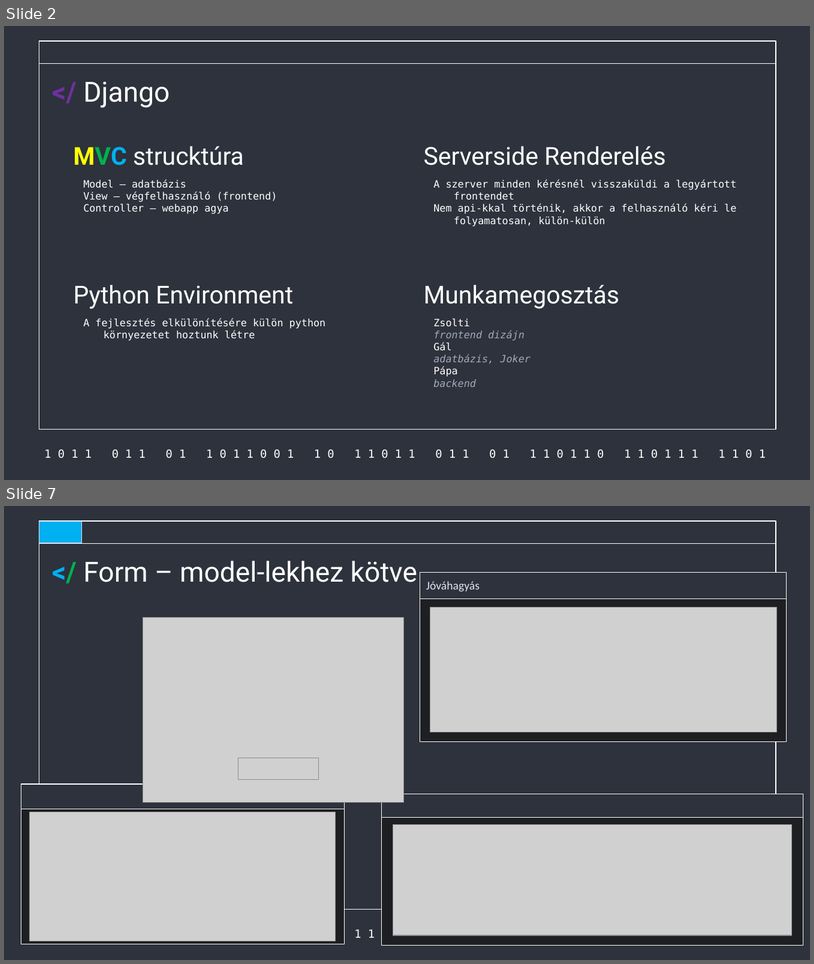
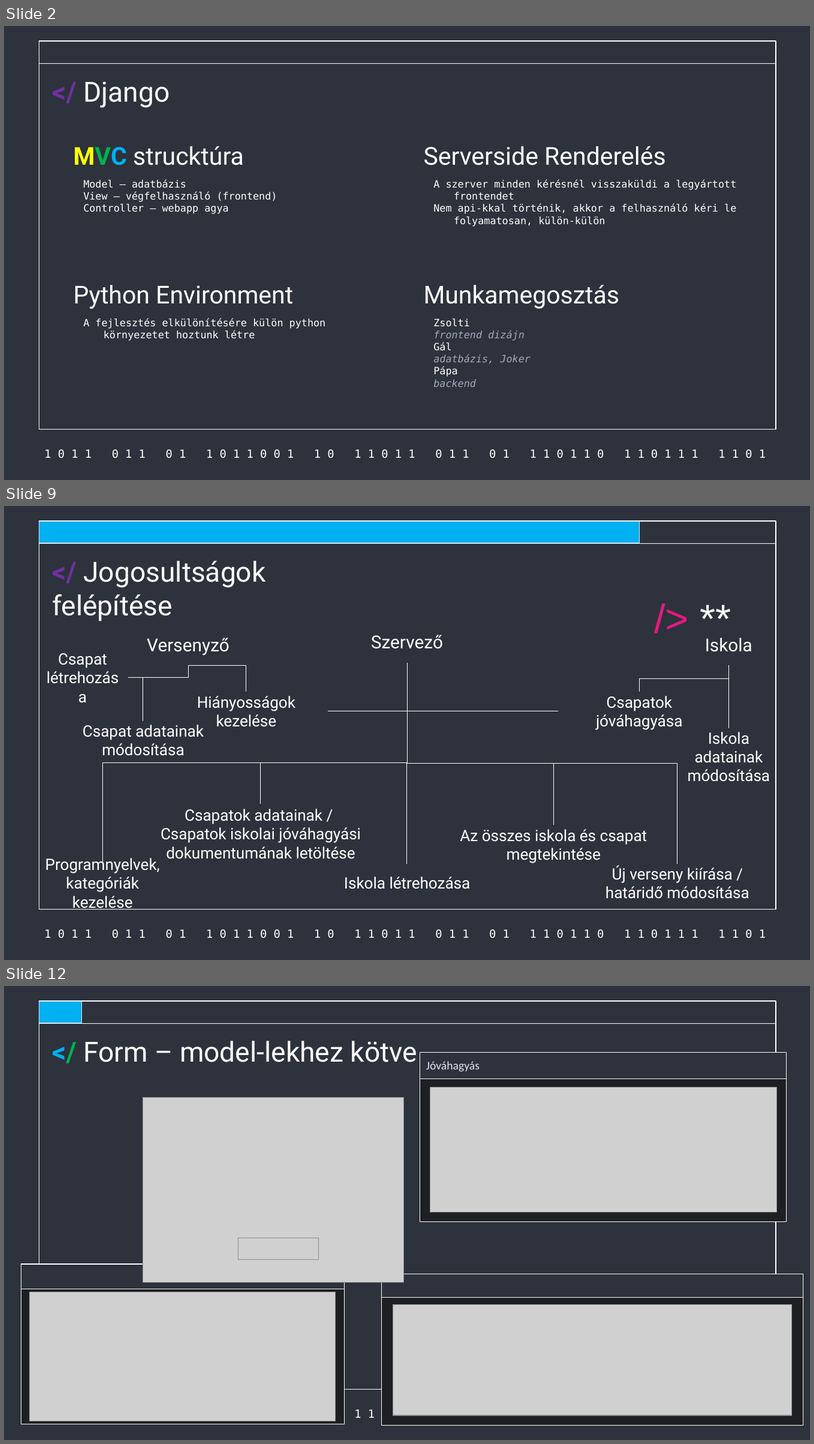
Before and after one commit to Acsilaa/dusza2024-25, a slide deck: Hell yeah ppt.pptx. Shown one above the other, each under a label of ours: slides 2 and 7 before the commit, slides 2, 9 and 12 after it; the slides between them are not shown. The pictures are 814x964 and 814x1444 pixels, drawn with LibreOffice and Linux fonts; fonts in the diff are those of the drawing; grey boxes stand for pictures. Boxes give left, top, right and bottom in pixels: in the first picture for what was removed or moved away, otherwise in the second. Text is boxed around its words. In the diff, an @@ line names an element or a change of style, - is before the commit and + after.

```diff
--- a/Hell yeah ppt.pptx
+++ b/Hell yeah ppt.pptx
@@ slide 9 added at (4, 506, 810, 960), background #2D323C; not listed: 3 template elements that a slide beside it also shows @@
@@ rectangle added at (39, 521, 640, 543), fill #00B0F0, outline #E2E4F6 1 pt @@
@@ text added at (52, 561, 266, 621), 33 pt, text #FFFFFF @@
+</ Jogosultságok felépítése
@@ text added at (640, 590, 747, 647), 48 pt, text #E81981 @@
+/> **
@@ text added at (147, 637, 230, 655), 21.3 pt, text #FFFFFF @@
+Versenyző
@@ text added at (371, 634, 443, 649), 21.3 pt, text #FFFFFF @@
+Szervező
@@ text added at (705, 637, 753, 652), 21.3 pt, text #FFFFFF @@
+Iskola
@@ text added at (58, 653, 107, 668), 18.7 pt, text #FFFFFF @@
+Csapat létrehozása
@@ elbow line added from (102, 863) to (408, 663), #FFFFFF 0.75 pt @@
@@ elbow line added from (189, 666) to (129, 677), #FFFFFF 0.75 pt @@
@@ elbow line added from (189, 666) to (143, 721), #FFFFFF 0.75 pt @@
@@ elbow line added from (189, 666) to (246, 692), #FFFFFF 0.75 pt @@
@@ elbow line added from (408, 663) to (261, 804), #FFFFFF 0.75 pt @@
@@ elbow line added from (328, 711) to (408, 663), #FFFFFF 0.75 pt @@
@@ elbow line added from (408, 663) to (407, 864), #FFFFFF 0.75 pt @@
@@ elbow line added from (559, 711) to (408, 663), #FFFFFF 0.75 pt @@
@@ elbow line added from (678, 864) to (408, 663), #FFFFFF 0.75 pt @@
@@ elbow line added from (408, 663) to (554, 825), #FFFFFF 0.75 pt @@
@@ elbow line added from (729, 665) to (640, 692), #FFFFFF 0.75 pt @@
@@ elbow line added from (729, 665) to (729, 728), #FFFFFF 0.75 pt @@
@@ text added at (197, 696, 296, 727), 18.7 pt, text #FFFFFF @@
+Hiányosságok kezelése
@@ text added at (596, 696, 683, 730), 18.7 pt, text #FFFFFF @@
+Csapatok jóváhagyása
@@ text added at (83, 724, 204, 756), 18.7 pt, text #FFFFFF @@
+Csapat adatainak módosítása
@@ text added at (688, 732, 771, 781), 18.7 pt, text #FFFFFF @@
+Iskola adatainak módosítása
@@ text added at (161, 808, 361, 859), 18.7 pt, text #FFFFFF @@
+Csapatok adatainak /
+Csapatok iskolai jóváhagyási dokumentumának letöltése
@@ text added at (460, 829, 648, 863), 18.7 pt, text #FFFFFF @@
+Az összes iskola és csapat megtekintése
@@ text added at (45, 855, 160, 909), 18.7 pt, text #FFFFFF @@
+Programnyelvek, kategóriák kezelése
@@ text added at (606, 865, 750, 898), 18.7 pt, text #FFFFFF @@
+Új verseny kiírása / határidő módosítása
@@ text added at (344, 876, 471, 889), 18.7 pt, text #FFFFFF @@
+Iskola létrehozása
@@ what was slide 7 is now slide 12 @@
```
Also in this commit, not shown: 2 slides changed, 6 other slides added, 2 slides removed.
